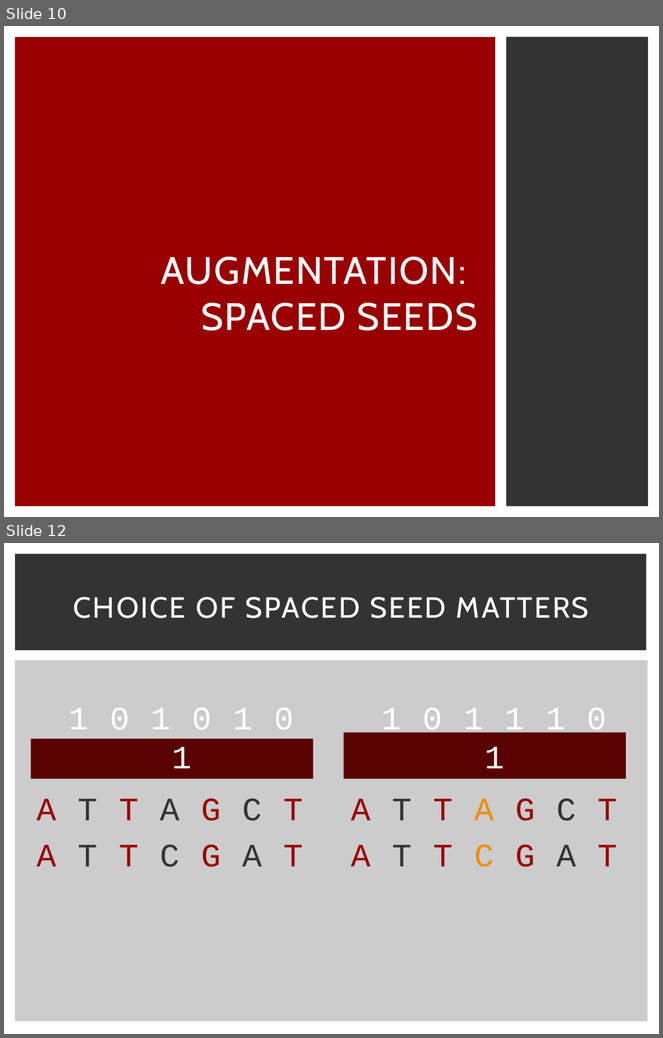
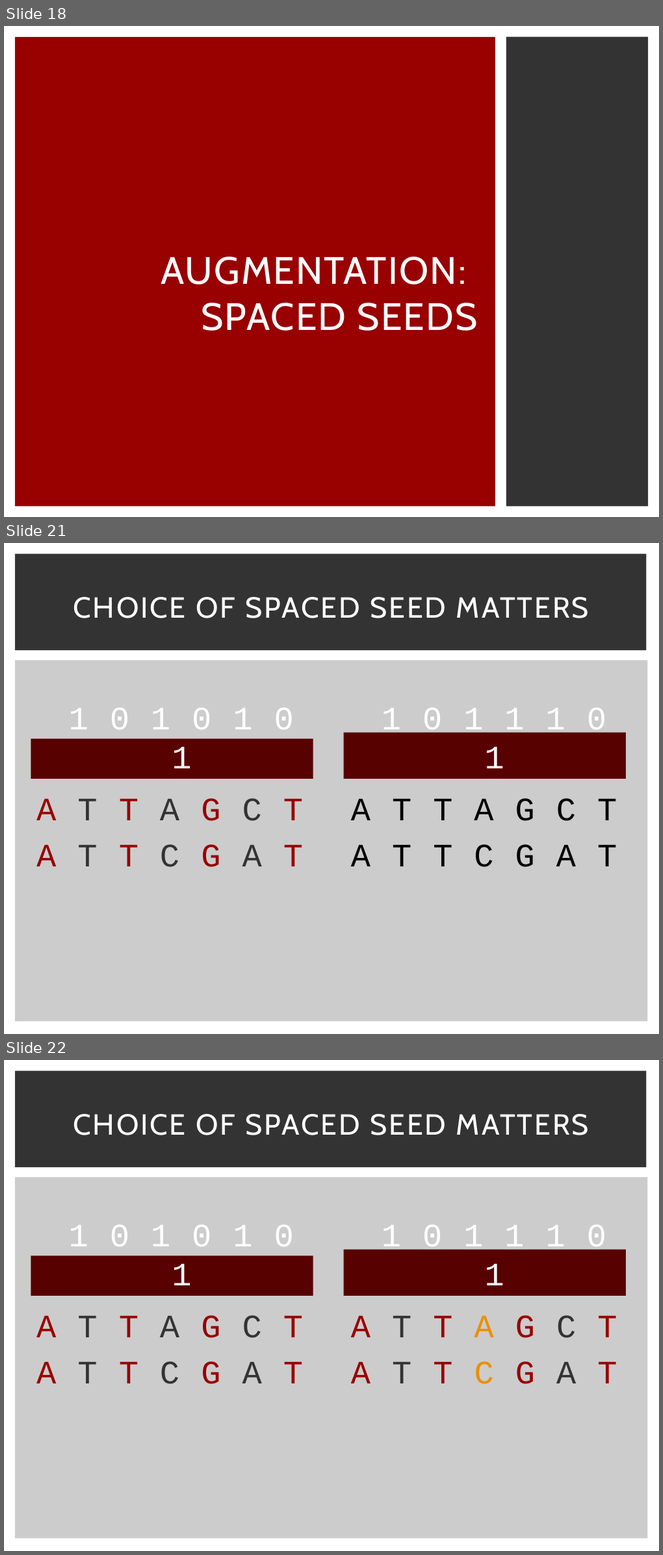
Before and after one commit to schaefce/proposal, a slide deck: GLBio.pptx. Shown one above the other, each under a label of ours: slides 10 and 12 before the commit, slides 18, 21 and 22 after it; the slides between them are not shown. The pictures are 663x1038 and 663x1555 pixels, drawn with LibreOffice and Linux fonts; fonts in the diff are those of the drawing. Boxes give left, top, right and bottom in pixels: in the first picture for what was removed or moved away, otherwise in the second. Text is boxed around its words. In the diff, an @@ line names an element or a change of style, - is before the commit and + after.

```diff
--- a/GLBio.pptx
+++ b/GLBio.pptx
@@ slide 21 added at bbox=[4, 543, 659, 1034], background #FFFFFF; not listed: 2 template elements that a slide beside it also shows @@
@@ title added at bbox=[73, 597, 589, 618], 32 pt, text #FFFFFF @@
+CHOICE OF SPACED SEED MATTERS
@@ text added at bbox=[31, 732, 313, 779], fill #580101, 36 pt, text #FFFFFF @@
+  1 0 1 0 1 0 1
@@ rectangle added at bbox=[343, 732, 626, 779], fill #580101, 36 pt, text #FFFFFF @@
+  1 0 1 1 1 0 1
@@ text added at bbox=[36, 798, 303, 867], 36 pt, text #990000 @@
+  A T T A G C T
+  A T T C G A T
@@ text added at bbox=[351, 798, 617, 867], 36 pt, text #000000 @@
+  A T T A G C T
+  A T T C G A T
@@ what was slide 10 is now slide 18 @@
@@ what was slide 12 is now slide 22 @@
```
Also in this commit, not shown: 5 slides changed, 17 other slides added, 1 slide removed.
